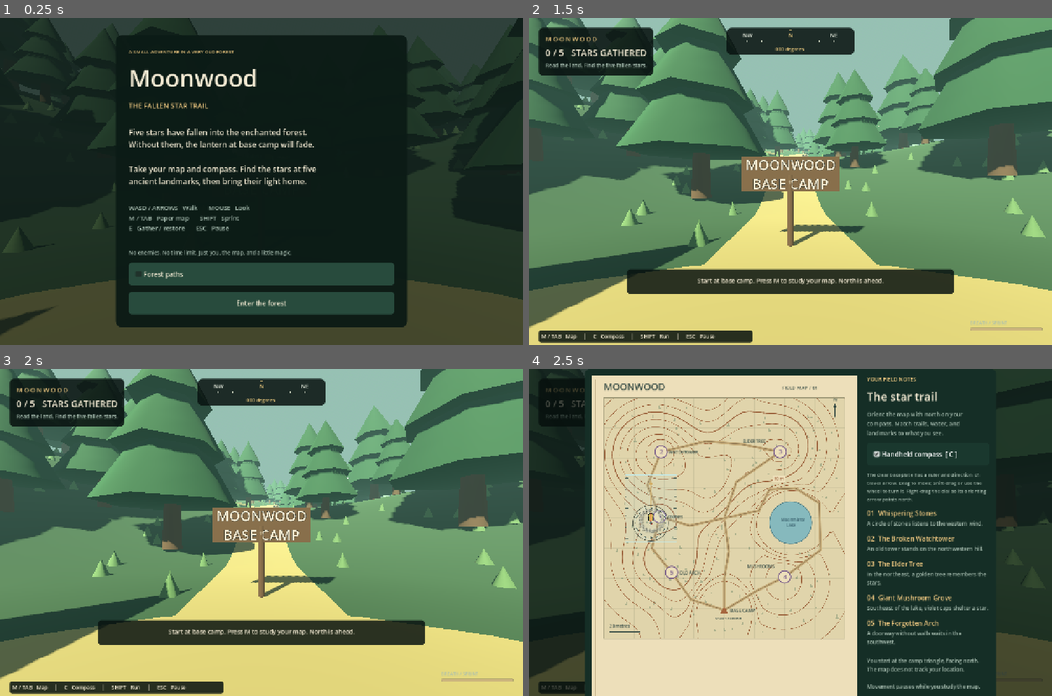
Above: before the commit, frames 1-4 (two rows, left to right).
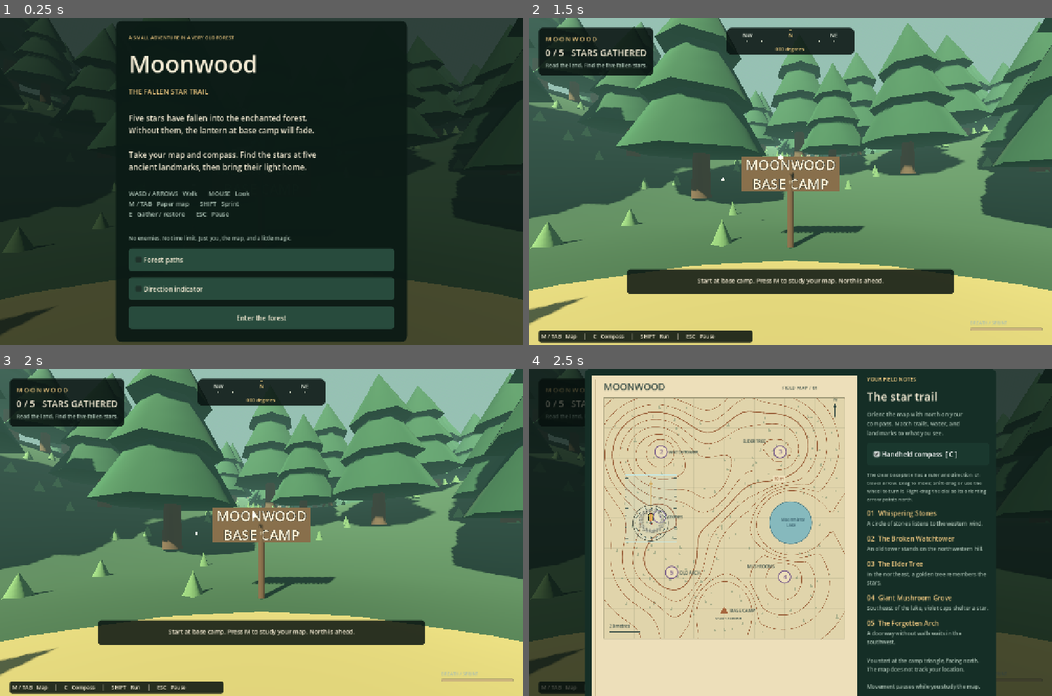
Above: after the commit, the same moments.

Repository: LosManos/FantasiaOrientaatio
Game: Godot game, scene res://scenes/main.tscn
Two runs of this game, one before a commit and one after it. Both use one fixed random seed, a clock stepped at 60 frames per second and the inputs below.
Inputs (mouse positions are in pixels of both pictures, inside the frame that each line leads up to):
- Up to frame 1 (0.25 s): no input
- Up to frame 2 (1.5 s): click "Forest paths" (after the commit: "Direction indicator") at 0.5 s; click "Enter the forest" at 1.25 s
- Up to frame 3 (2 s): no input
- Up to frame 4 (2.5 s): tap M (map) at 2 s; move the mouse to (816, 532) at 2.02 s; hold W (move_forward) from 2.03 s (still down); hold C (handheld_compass) from 2.03 s (still down); click (816, 532) at 2.17 s

The runs differ from the first frame. In frame 1, 17% of the frame differs, in the area x 22-78%, y 1-99%; in frame 2, 27%, in the area x 0-100%, y 0-95%; in frame 3, 27%; in frame 4, 3.1%.

Commit message:
feature:Turn top compass/direction off per default [ai]
It is a user setting to turn it on.

Diff:
--- a/scripts/main.gd
+++ b/scripts/main.gd
@@ -40,6 +40,7 @@
 var audio: AudioStreamPlayer
 var sound_enabled := true
 var paths_enabled := false
+var direction_enabled := false
 
 
 func _ready() -> void:
@@ -145,6 +146,7 @@
 	pause_overlay.visible = state == State.PAUSED
 	win_overlay.visible = state == State.WON
 	hud.visible = state != State.MENU and state != State.WON
+	compass.visible = direction_enabled
 	prompt_label.visible = state == State.PLAYING
 
 
@@ -399,6 +401,11 @@
 	paths_option.button_pressed = paths_enabled
 	paths_option.toggled.connect(func(enabled: bool) -> void: paths_enabled = enabled)
 	column.add_child(paths_option)
+	var direction_option := CheckBox.new()
+	direction_option.text = "Direction indicator"
+	direction_option.button_pressed = direction_enabled
+	direction_option.toggled.connect(func(enabled: bool) -> void: direction_enabled = enabled)
+	column.add_child(direction_option)
 	column.add_child(button("Enter the forest", start_game))
 
 
--- a/tests/game_test.gd
+++ b/tests/game_test.gd
@@ -34,6 +34,7 @@
 	check(game.collected.count(true) == 0, "nothing collected initially")
 	check(InputMap.has_action("map") and InputMap.has_action("interact") and InputMap.has_action("handheld_compass"), "inputs registered")
 	check(not game.handheld_enabled and not game.handheld_compass.visible, "handheld compass is optional and starts hidden")
+	check(not game.direction_enabled and not game.compass.visible, "top direction indicator starts hidden")
 	check(game.world.get_node("Terrain").get_child_count() > 0, "terrain has mesh collision")
 	check(WorldData.terrain_height(Vector2(-42, -44)) > 10.0, "tower sits on a mapped hill")
 	check(is_zero_approx(WorldData.terrain_height(WorldData.CAMP)), "camp stays level")
@@ -47,8 +48,17 @@
 				break
 		check(consistent, "contour %d matches terrain elevation" % contour.elevation)
 
+	var direction_option: CheckBox
+	for option in game.menu_overlay.find_children("*", "CheckBox", true, false):
+		if option.text == "Direction indicator":
+			direction_option = option
+	check(direction_option != null, "menu offers a direction indicator checkbox")
+	if direction_option != null:
+		check(not direction_option.button_pressed, "direction checkbox defaults to unchecked")
+		direction_option.button_pressed = true
 	game.paths_enabled = true
 	game.start_game()
+	check(game.direction_enabled and game.compass.visible, "menu selection enables the top direction indicator")
 	check(game.world.has_node("Trails") and game.paper_map.paths_enabled, "optional paths enabled in forest and map")
 	check(game.world.is_clear(Vector2(0, 40)), "enabled paths reserve walkable corridors")
 	await physics_frame
@@ -138,7 +148,10 @@
 	check(game.win_summary.text.contains("5 / 5"), "victory summary reports all stars")
 
 	game.paths_enabled = false
+	if direction_option != null:
+		direction_option.button_pressed = false
 	game.start_game()
+	check(not game.direction_enabled and not game.compass.visible, "replay can disable the top direction indicator")
 	check(not game.world.has_node("Trails") and not game.paper_map.paths_enabled, "replay can disable paths in forest and map")
 	check(game.collected.count(true) == 0, "replay clears collected controls")
 	check(game.elapsed == 0 and game.steps == 0, "replay resets statistics")
Not shown, changed: README.md
